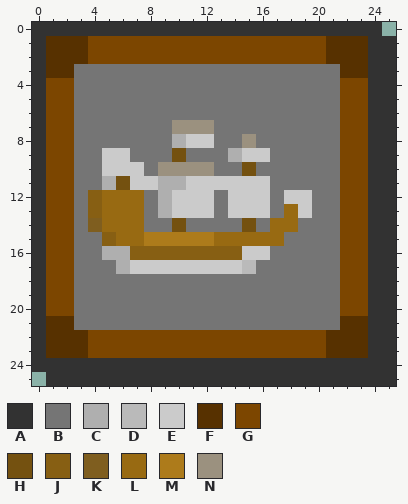
File history of a pixel-art sprite, Assets/Sprites/UI/HUD/Buttons/BuyBoatButtons/BuyFluytButton.png. That is the earlier state.
The file is 26x26 pixels. Colours within 5 levels of each other are drawn and written as one.
Palette (. is transparent): A #323232  B #757575  C #afafaf  D #bababa  E #cbcbcb  F #573100  G #7c4600  H #745110  J #875f13  K #7f5e1f  L #986a12  M #ad7b1b  N #9b917f
Pixels before, first column x 0:
 0 AAAAAAAAAAAAAAAAAAAAAAAAA.
 1 AFFFGGGGGGGGGGGGGGGGGFFFAA
 2 AFFFGGGGGGGGGGGGGGGGGFFFAA
 3 AFFBBBBBBBBBBBBBBBBBBBFFAA
 4 AGGBBBBBBBBBBBBBBBBBBBGGAA
 5 AGGBBBBBBBBBBBBBBBBBBBGGAA
 6 AGGBBBBBBBBBBBBBBBBBBBGGAA
 7 AGGBBBBBBBNNNBBBBBBBBBGGAA
 8 AGGBBBBBBBCEEBBNBBBBBBGGAA
 9 AGGBBEEBBBHBBBCEEBBBBBGGAA
10 AGGBBEEEBNNNNBBHBBBBBBGGAA
11 AGGBBCHEECCEEEEEEBBBBBGGAA
12 AGGBJLLLBCEEEBEEEBEEBBGGAA
13 AGGBJLLLBCEEEBEEEBLEBBGGAA
14 AGGBKLLLBBHBBBBHBLLBBBGGAA
15 AGGBBJLLMMMMMLLLLLBBBBGGAA
16 AGGBBCCJJJJJJJJEEBBBBBGGAA
17 AGGBBBCEEEEEEEEDBBBBBBGGAA
18 AGGBBBBBBBBBBBBBBBBBBBGGAA
19 AGGBBBBBBBBBBBBBBBBBBBGGAA
20 AGGBBBBBBBBBBBBBBBBBBBGGAA
21 AFFBBBBBBBBBBBBBBBBBBBFFAA
22 AFFFGGGGGGGGGGGGGGGGGFFFAA
23 AFFFGGGGGGGGGGGGGGGGGFFFAA
24 AAAAAAAAAAAAAAAAAAAAAAAAAA
25 .AAAAAAAAAAAAAAAAAAAAAAAAA
Now the later version:
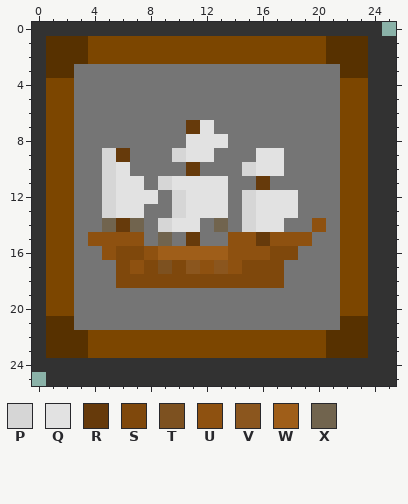
Colours new in this view: P #d6d6d6  Q #e2e2e2  R #663a0b  S #7f480c  T #7d5120  U #8e5110  V #8b561e  W #9f5e19  X #71644e
The edit:
y 7: x 10..12 NNN -> BRQ
y 8: x 10..13 CEEB -> BQQQ; x 15 N -> B
y 9: x 5..6 EE -> PR; x 10..12 HBB -> PQQ; x 14..17 CEEB -> BBQQ
y 10: x 5..7 EEE -> PQB; x 9..12 NNNN -> BBRB; x 15..17 HBB -> PQQ
y 11: x 5..16 CHEECCEEEEEE -> PQQBPQQQQBBR
y 12: x 4..19 JLLLBCEEEBEEEBEE -> BPQQQBPQQQBPQQQB
y 13: x 4..7 JLLL -> BPQQ; x 9..19 CEEEBEEEBLE -> BPQQQBPQQQB
y 14: x 4..7 KLLL -> BXRX; x 9..11 BHB -> PQQ; x 13 B -> X; x 15..18 HBLL -> PQQB; x 20 B -> U
y 15: x 4..19 BJLLMMMMMLLLLLBB -> UUUUBXBRBBUURUUU
y 16: x 5..18 CCJJJJJJJJEEBB -> USSUWWWWWUUUSS
y 17: x 6..17 CEEEEEEEEDBB -> SUSTSVUVUSSS
y 18: x 6..17 BBBBBBBBBBBB -> SSSSSSSSSSSS
Where, in picture pixels (left, top, right, bottom), the same in both pictures:
changed: (88, 120, 326, 288)
